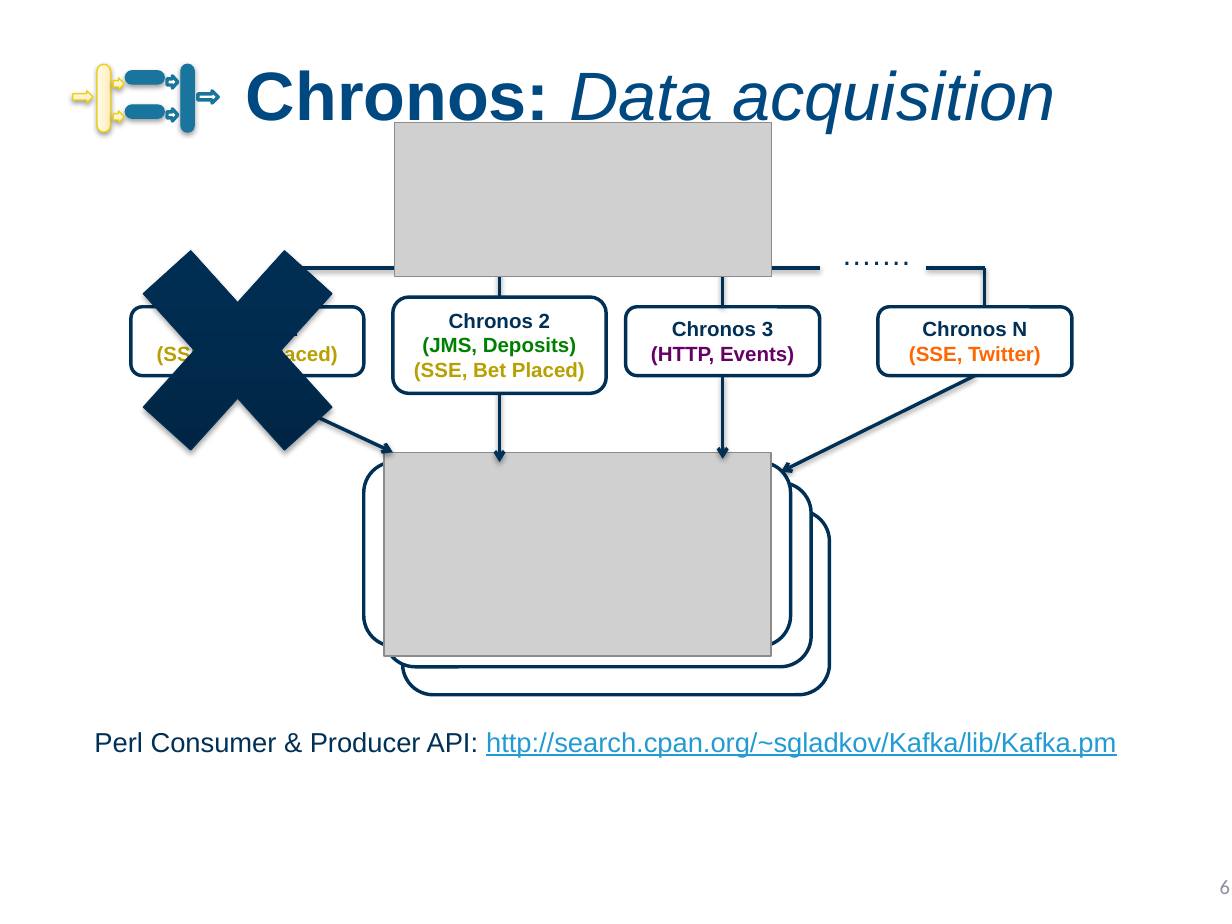
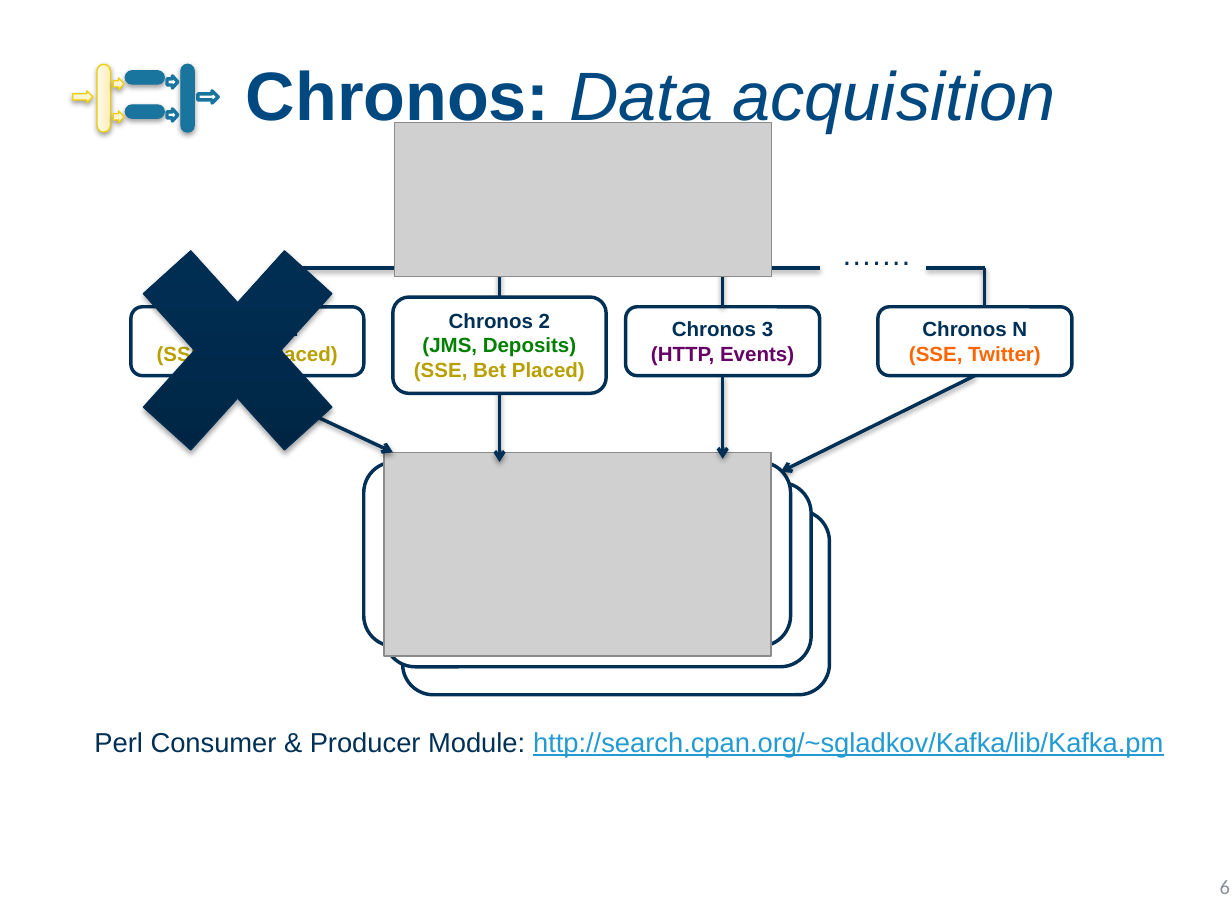
Before and after one commit to dortizesquivel/presentations, a slide deck: slide 6 of 09:2015 - YAPC /Omnia in 20 minutes.pptx. Drawn at 1232x924 pixels with LibreOffice and Linux fonts; fonts in the diff are those of the drawing; grey boxes stand for pictures; background and template pictures are left out. Boxes give left, top, right and bottom in pixels: in the first picture for what was removed or moved away, otherwise in the second. Text is boxed around its words. In the diff, an @@ line names an element or a change of style, - is before the commit and + after.

```diff
--- a/09:2015 - YAPC /Omnia in 20 minutes.pptx
+++ b/09:2015 - YAPC /Omnia in 20 minutes.pptx
@@ text at bbox=[94, 732, 1163, 757]: text changed @@
-Perl Consumer & Producer API: http://search.cpan.org/~sgladkov/Kafka/lib/Kafka.pm
+Perl Consumer & Producer Module: http://search.cpan.org/~sgladkov/Kafka/lib/Kafka.pm
```
Also in this commit, not shown: 5 other slides changed, 1 other file.
